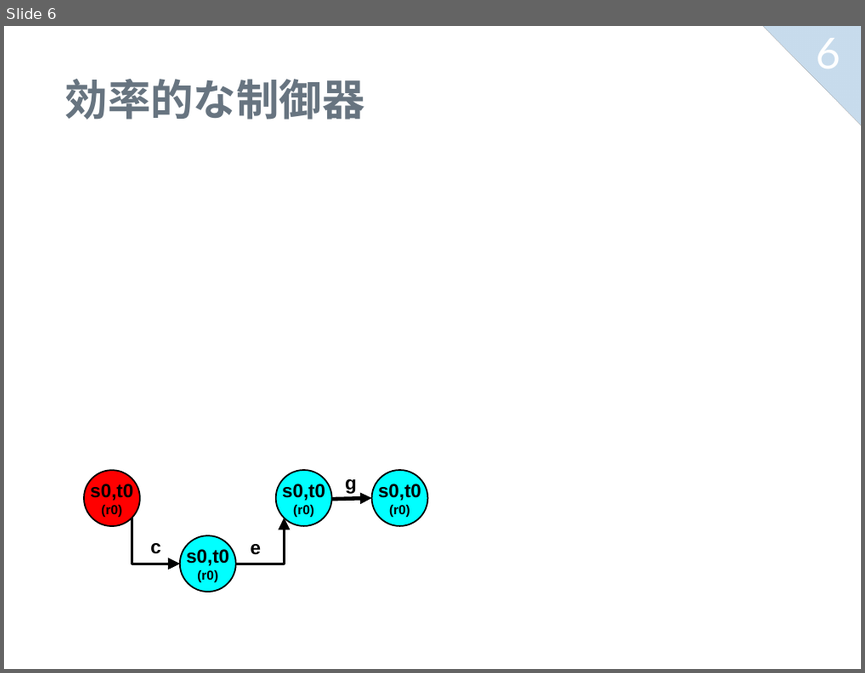
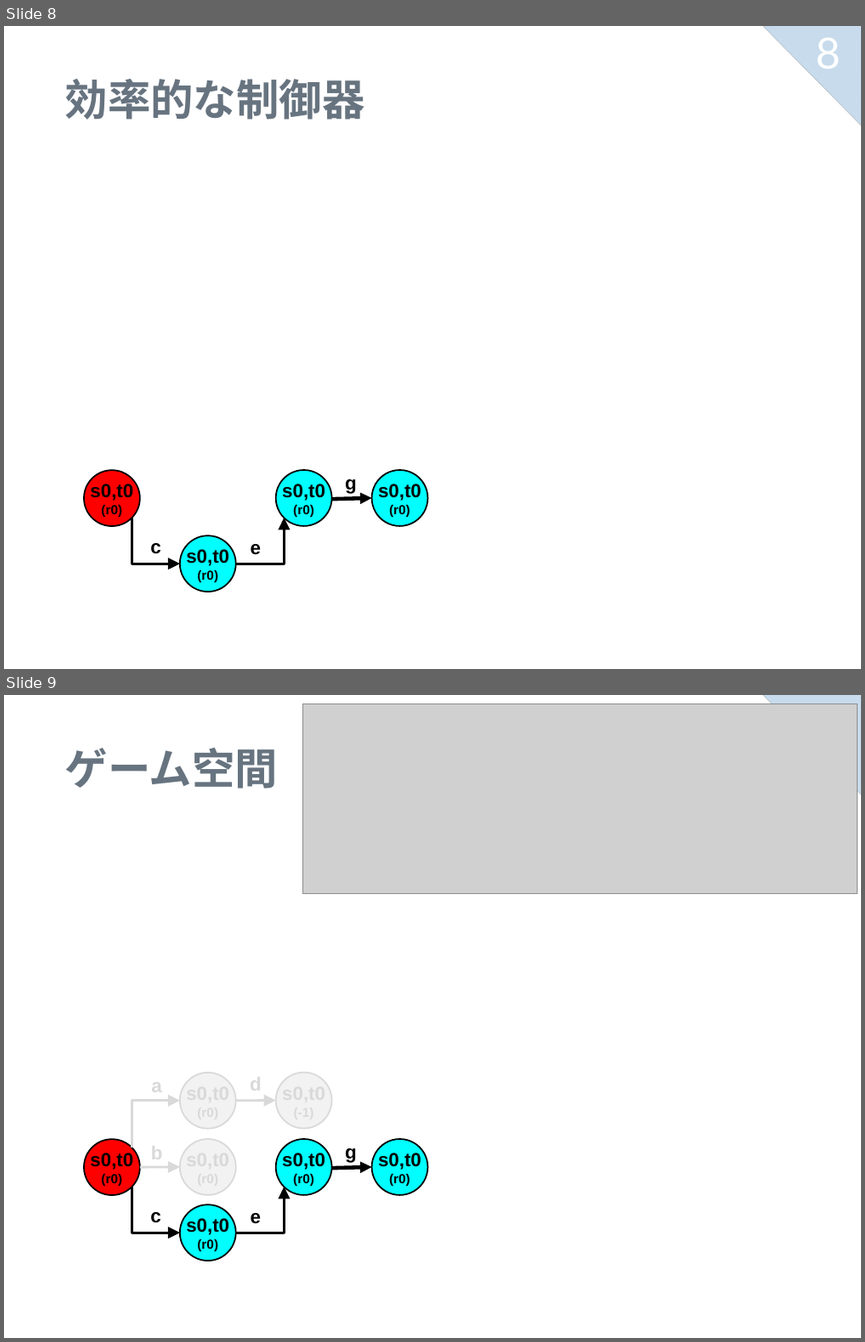
Before and after one commit to tei-lab-univ/2025-midterm-report-YukiTsuzuku, a slide deck: figures/figures.pptx. Shown one above the other, each under a label of ours: slide 6 before the commit, slides 8 and 9 after it. The pictures are 865x673 and 865x1342 pixels, drawn with LibreOffice and Linux fonts; fonts in the diff are those of the drawing; grey boxes stand for pictures. Boxes give left, top, right and bottom in pixels: in the first picture for what was removed or moved away, otherwise in the second. Text is boxed around its words. In the diff, an @@ line names an element or a change of style, - is before the commit and + after.

```diff
--- a/figures/figures.pptx
+++ b/figures/figures.pptx
@@ slide 9 added at [4, 695, 861, 1338], background #FFFFFF @@
@@ picture added at [303, 703, 857, 893] @@
@@ right triangle added at [760, 695, 861, 794], fill #97ABBC @@
@@ page number added at [816, 703, 840, 704], 36 pt, text #FFFFFF @@
+9
@@ title added at [65, 748, 278, 789], 36 pt, text #677480, bold @@
+ゲーム空間
@@ text added at [151, 1075, 161, 1096], 16 pt, text #D9D9D9, bold @@
+a
@@ ellipse added at [180, 1072, 235, 1128], fill #F2F2F2, outline #D9D9D9 1.25 pt @@
@@ text added at [250, 1073, 262, 1095], 16 pt, text #D9D9D9, bold @@
+d
@@ ellipse added at [276, 1072, 331, 1128], fill #F2F2F2, outline #D9D9D9 1.25 pt @@
@@ elbow arrow added from (132, 1147) to (180, 1100), #D9D9D9 2 pt @@
@@ arrow added from (236, 1100) to (276, 1100), #D9D9D9 2 pt @@
@@ ellipse added at [84, 1139, 139, 1195], fill #FF0000, outline #000000 1.25 pt, 16 pt, text #000000, bold @@
+s0,t0
+(r0)
@@ text added at [151, 1142, 163, 1163], 16 pt, text #D9D9D9, bold @@
+b
@@ ellipse added at [180, 1139, 235, 1195], fill #F2F2F2, outline #D9D9D9 1.25 pt @@
@@ ellipse added at [276, 1139, 331, 1195], fill #01FFFF, outline #000000 1.25 pt, 16 pt, text #000000, bold @@
+s0,t0
+(r0)
@@ text added at [345, 1148, 357, 1163], 16 pt, text #000000, bold @@
+g
@@ ellipse added at [371, 1139, 427, 1195], fill #01FFFF, outline #000000 1.25 pt, 16 pt, text #000000, bold @@
+s0,t0
+(r0)
@@ arrow added from (140, 1167) to (180, 1167), #D9D9D9 2 pt @@
@@ arrow added from (332, 1168) to (371, 1167), #000000 3.25 pt @@
@@ elbow arrow added from (132, 1187) to (180, 1232), #000000 2 pt @@
@@ ellipse added at [180, 1204, 235, 1259], fill #01FFFF, outline #000000 1.25 pt, 16 pt, text #000000, bold @@
+s0,t0
+(r0)
@@ elbow arrow added from (236, 1232) to (284, 1187), #000000 2 pt @@
@@ text added at [150, 1212, 160, 1223], 16 pt, text #000000, bold @@
+c
@@ text added at [250, 1213, 261, 1224], 16 pt, text #000000, bold @@
+e
@@ what was slide 6 is now slide 8 @@
@@ page number at [816, 38, 840, 68]: text changed @@
-6
+8
```
Also in this commit, not shown: 1 slide changed, 2 other slides added, 7 other files.
